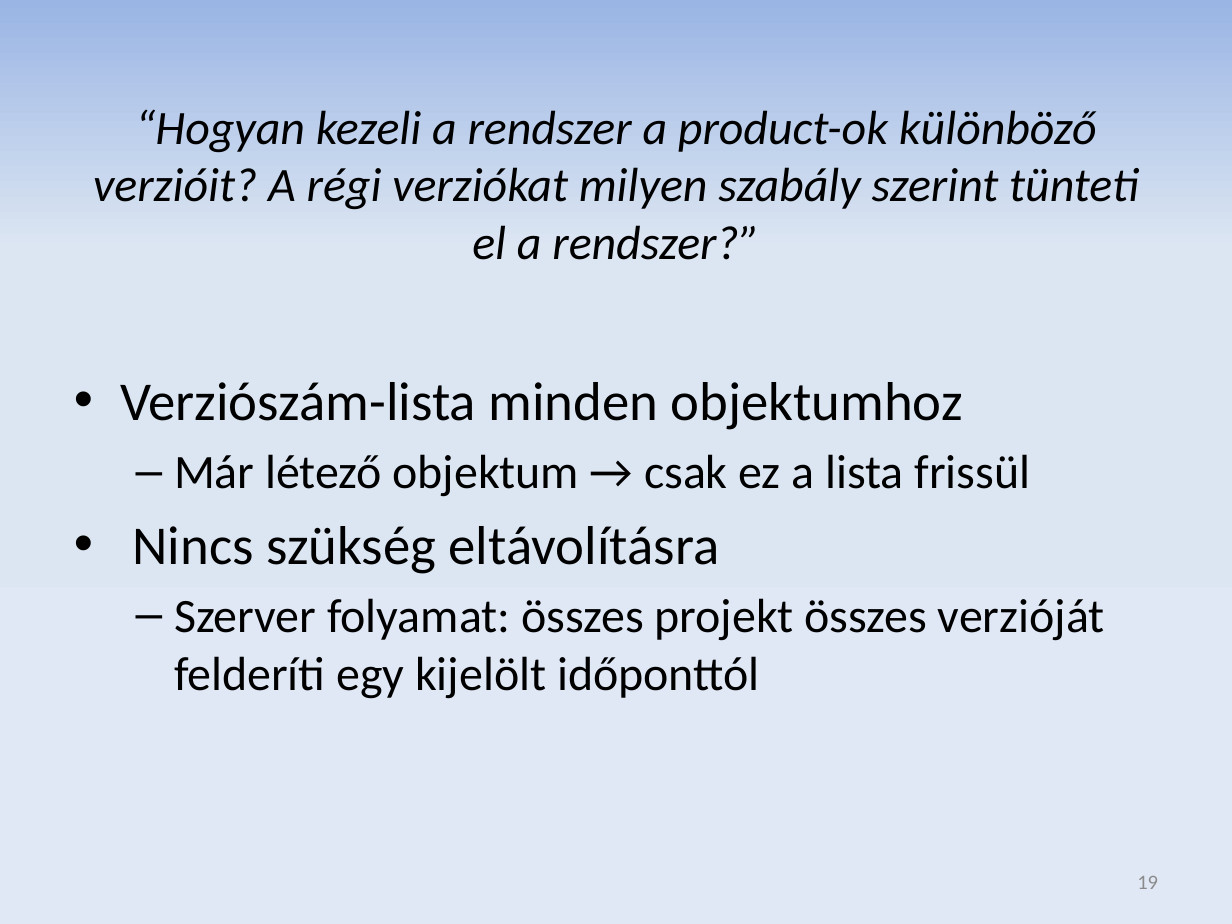
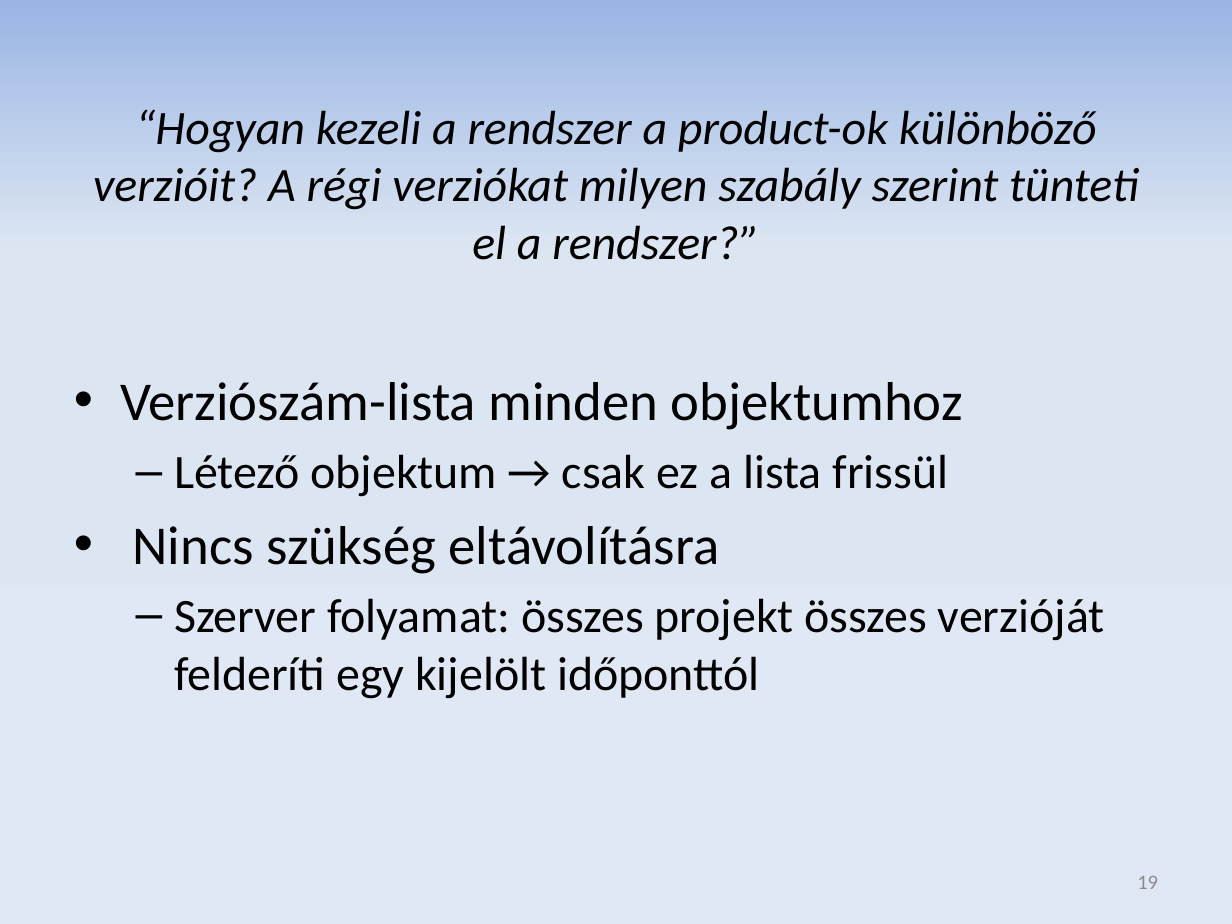
Before and after one commit to donat/incquery-deps, a slide deck: slide 19 of incquery-deps-thesis/presentation/zv_csikos_donat.pptx. Drawn at 1232x924 pixels with LibreOffice and Linux fonts; fonts in the diff are those of the drawing. Boxes give left, top, right and bottom in pixels: in the first picture for what was removed or moved away, otherwise in the second. Text is boxed around its words. In the diff, an @@ line names an element or a change of style, - is before the commit and + after.

```diff
--- a/incquery-deps-thesis/presentation/zv_csikos_donat.pptx
+++ b/incquery-deps-thesis/presentation/zv_csikos_donat.pptx
@@ text at (174, 454, 948, 497): text changed @@
-  – Már létező objektum → csak ez a lista frissül
+  – Létező objektum → csak ez a lista frissül
```
Also in this commit, not shown: 5 other slides changed.
